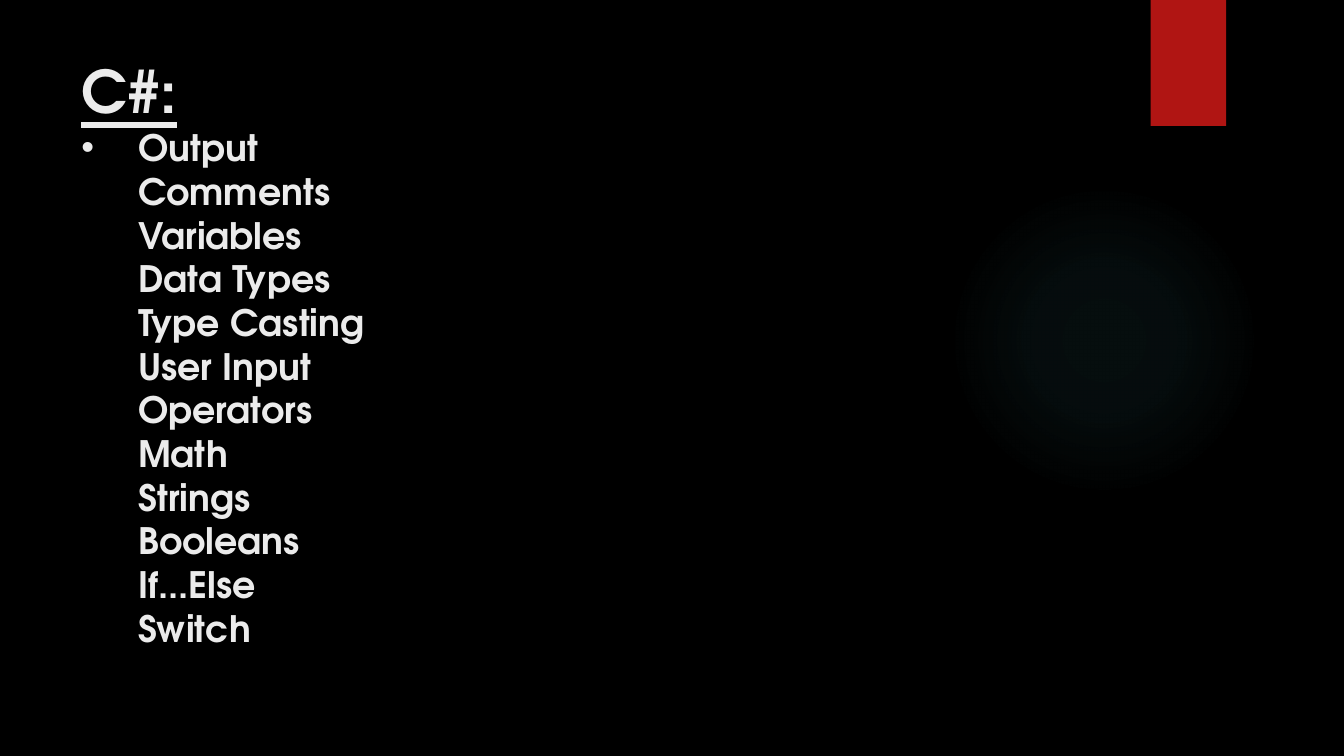
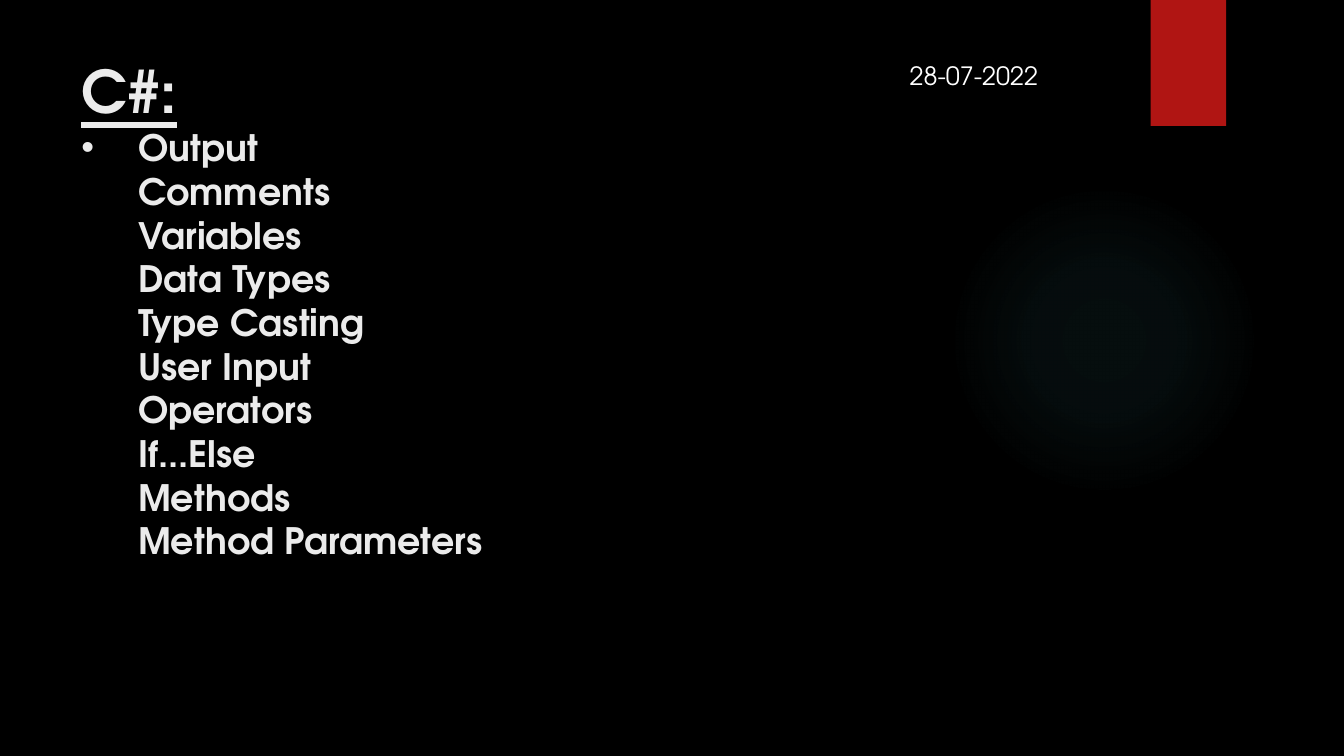
Before and after one commit to Manisoft55/AimorePractice, a slide deck: slide 8 of Notes/Day2_26_07_2022.pptx (slide 1 before the commit). Drawn at 1344x756 pixels with LibreOffice and Linux fonts; fonts in the diff are those of the drawing; background and template pictures are left out. Boxes give left, top, right and bottom in pixels: in the first picture for what was removed or moved away, otherwise in the second. Text is boxed around its words. In the diff, an @@ line names an element or a change of style, - is before the commit and + after.

```diff
--- a/Notes/Day2_26_07_2022.pptx
+++ b/Notes/Day2_26_07_2022.pptx
@@ text added at <box>910,66,1038,86</box>, 18 pt, text #FFFFFF @@
+28-07-2022
@@ title at <box>138,122,483,555</box>: text changed @@
-• Output
-  Comments
-  Variables
-  Data Types
-  Type Casting
-  User Input
-  Operators
-  Math
-  Strings
-  Booleans
-  If...Else
-  Switch
+• Output
+  Comments
+  Variables
+  Data Types
+  Type Casting
+  User Input
+  Operators
+  If...Else
+  Methods
+  Method Parameters
```
Also in this commit, not shown: 2 other slides changed, 7 slides added, 23 other files.
